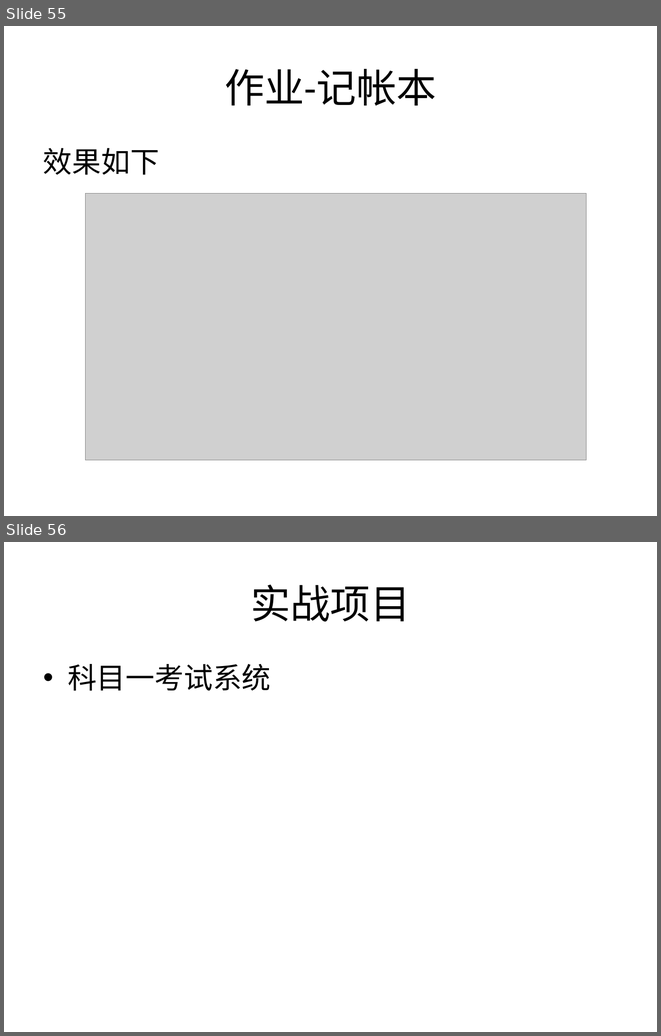
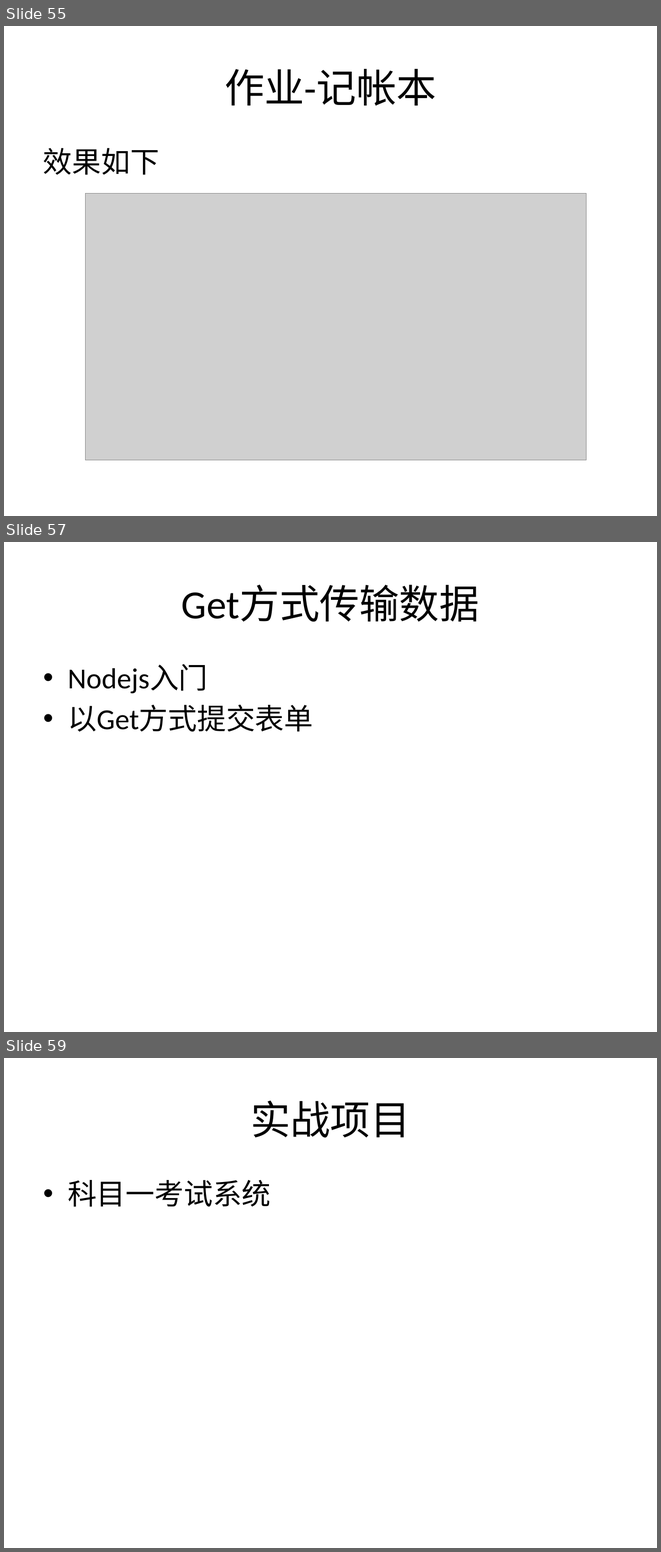
Before and after one commit to plter/HTML5Course20160612, a slide deck: Web前端教学记录.pptx. Shown one above the other, each under a label of ours: slides 55 and 56 before the commit, slides 55, 57 and 59 after it; the slides between them are not shown. The pictures are 661x1036 and 661x1552 pixels, drawn with LibreOffice and Linux fonts; fonts in the diff are those of the drawing; grey boxes stand for pictures. Boxes give left, top, right and bottom in pixels: in the first picture for what was removed or moved away, otherwise in the second. Text is boxed around its words. In the diff, an @@ line names an element or a change of style, - is before the commit and + after.

```diff
--- a/Web前端教学记录.pptx
+++ b/Web前端教学记录.pptx
@@ slide 57 added at (4, 542, 657, 1032), background #FFFFFF @@
@@ title added at (182, 585, 479, 622), 44 pt, text #000000 @@
+Get方式传输数据
@@ text added at (68, 664, 313, 732), 32 pt, text #000000 @@
+• Nodejs入门
+• 以Get方式提交表单
@@ what was slide 56 is now slide 59 @@
```
Also in this commit, not shown: 2 other slides added, 12 other files.
